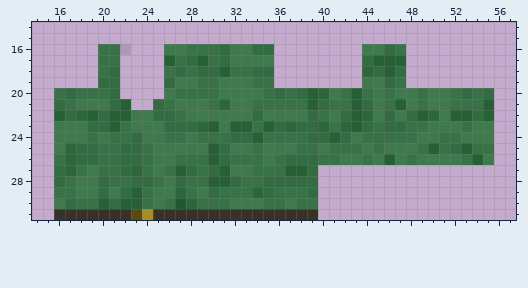
A pixel-art sprite gets an edit: textures/moreclothes_shirt_dwarf_green.png. Above is the file before it was changed.
The file is 64x32 pixels. Colours within 5 levels of each other are drawn and written as one. Shown: x 14..57, y 14..31.
The same view after the edit:
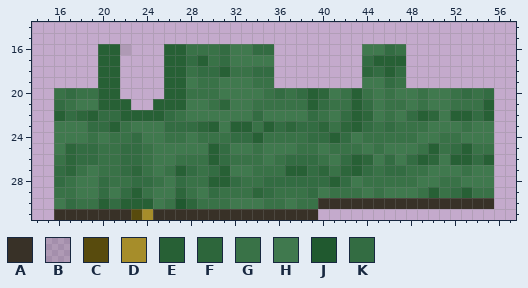
Palette (. is transparent): A #383127  B #5b5b5b33  C #584b0d  D #a68d2a  E #276035  F #2d663b  G #397247  H #40794e  J #20592f  K #336c42
Author's note on the commit: Give dwarf shirts long sleeves
What changed:
@@ x 14..57 @@
 15 ............................................
-16 ......GGB...HHGGGKHHKK........HHKG..........
-17 ......GG....EGKEGKHHHH........KEEE..........
-18 ......GK....GKGKKEGGKK........FKEK..........
-19 ......KK....KHHGGHHHGG........HHKG..........
-20 ..GKGGGK....HGGGGHHHHGKGKEFHGEGHGHHGHHGKGK..
-21 ..KGHHHKE..KGHHHGFHHGGGGGEKGGEKHGEHGHHGGGE..
-22 ..EKFEKEEHHKKGHHHHHHKHHHHKGHKEFHKHKEFHEEKE..
-23 ..HHHKKEGHHHKKKFEHEEGEKFKKFGFEKGKKGGHHHGHH..
+16 ......EEB...EEGGGKHHKK........HHKG..........
+17 ......EE....EEKEGKHHHH........KEEE..........
+18 ......EE....EEGKKEGGKK........FKEK..........
+19 ......EE....EEHGGHHHGG........HHKG..........
+20 ..GKGGEE....EEGGGHHHHGKGKEFHGEGHGHHGHHGKGK..
+21 ..KGHHEEE..EEEHHGFHHGGGGGEKGGEKHGGHGHHGGGE..
+22 ..EKFEKKEEEEKGHHHHHHKHHHHKGHKEFHGHKEFHEEKE..
+23 ..HHHKKEGHHHKKKFEHEEGEKFKKFGFEKGKGGGHHHGHH..
 24 ..HHHGHGGKHHGGHGGGKKEGGGGKKEKHGGGGGHHGGHHH..
 25 ..HFKKGGKKGHHHHHEKHHGHHHGGHGGGHGHHHGEGKEGG..
-26 ..GFKKGGKKGHHGGGEKGGGHGKKKGGHHGHEHGHHHHGEH..
-27 ..KFGHGGKFGHGEKGKEHHGGGEEK..................
-28 ..KGHHKGGKKGHKGGEEKGGKKKKK..................
-29 ..GGHHKHKEGHHFGHKGGGFKGGGK..................
-30 ..HKGGEKEEGHGJFGGGHHHGGHGG..................
+26 ..GFKKGGKKGHHGGGEKGGGHGKKKGHKEFHKHKEFHEEKE..
+27 ..KFGHGGKFGHGEKGKEHHGGGEEKFGFEKGKKGGHHHGHH..
+28 ..KGHHKGGKKGHKGGEEKGGKKKKKKEKHGGGGGHHGGHHH..
+29 ..GGHHKHKEGHHFGHKGGGFKGGGKHGGGHGHHHGEGKEGG..
+30 ..HKGGEKEEEHGJFGGGHHHGGHGGAAAAAAAAAAAAAAAA..
 31 ..AAAAAAACDAAAAAAAAAAAAAAA..................
Pixel boxes of the changes (left, top, right, bottom) in both pictures:
changed: (98, 44, 186, 121)
changed: (318, 99, 494, 209)
changed: (142, 198, 153, 209)
